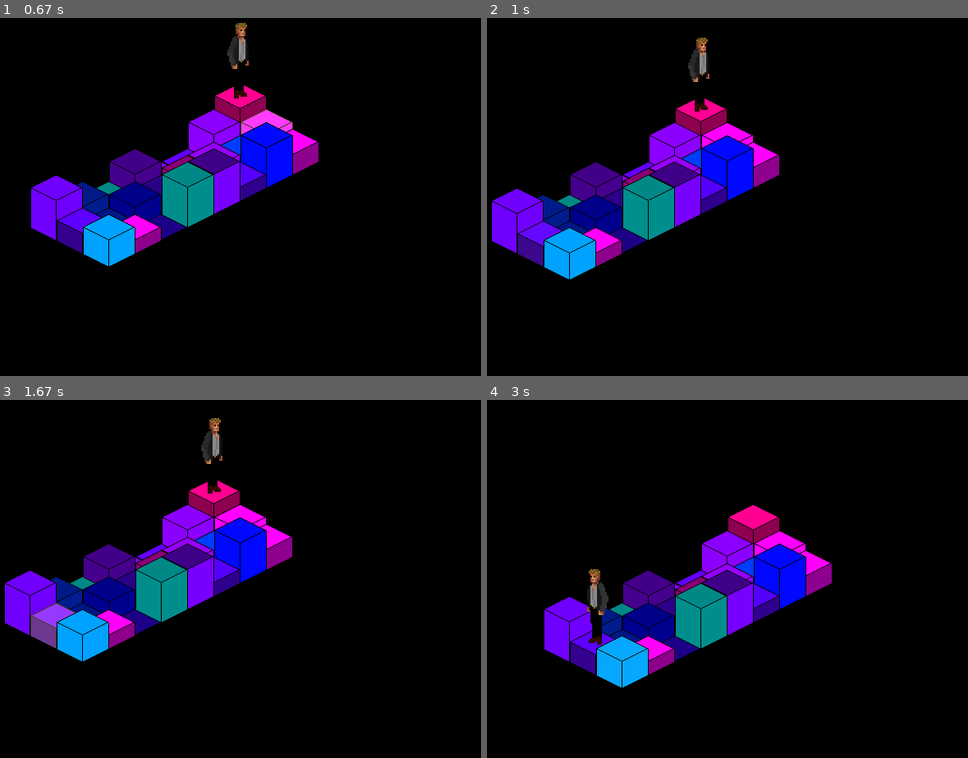
Above: before the commit, frames 1-4 (two rows, left to right).
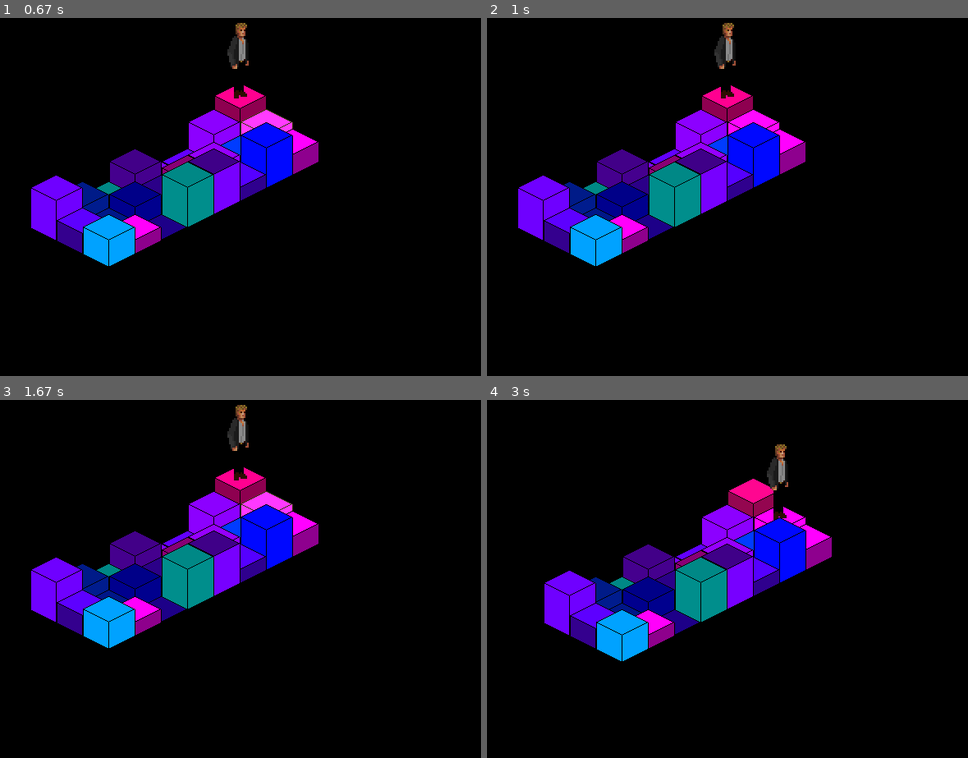
Above: after the commit, the same moments.

Repository: Zren/pyTactics
Game: pygame game, started from IsoTacticsEngine.py
Same seed, same stepped clock (60 frames per second), same inputs: the game is played once before the commit and once after it. The source is Python 2; it was converted automatically to run under Python 3.
Inputs:
- Up to frame 1 (0.67 s): hold Right from 0.33 s (still down)
- Up to frame 2 (1 s): release Right at 0.8 s; hold Up from 0.83 s (still down)
- Up to frame 3 (1.67 s): release Up at 1.13 s
- Up to frame 4 (3 s): tap Space at 1.67 s; hold Left 2-2.53 s; hold Left from 2.9 s (still down)

Frame 1 is identical in both runs. In frame 2, 14% of the frame differs, in the area x 1-67%, y 1-73%; in frame 3, 14%; in frame 4, 15%, in the area x 11-72%, y 12-81%.

Commit message:
Player modes, rough timeline

Diff:
--- a/Config.py
+++ b/Config.py
@@ -31,6 +31,12 @@
 pathFonts = sys.path[0] + "\\font\\"
 pathHudFont = pathFonts + "UnZialish.ttf"
 hudFontSize = 20
+statNames = ['Strength', 'Speed', 'Defence']
+
+waitTime = 100
+
+playerWaitSpriteIds = [0, 1]
+playerWalkSpriteIds = [2, 3, 4, 5]
 
 
 
--- a/IsoTacticsEngine.py
+++ b/IsoTacticsEngine.py
@@ -50,6 +50,13 @@
     y = col * (Config.tileHeight/2) + row * (Config.tileHeight/2)
     return [x, y]
 
+def isoHeightMapCoordinates(cellData):
+    # Isometric Coordinates
+    x, y = isoCoordinates(cellData.x, cellData.y)
+    # Tile Height
+    y -= cellData.h * Config.tileWallHeight
+    return [x, y]
+
 class Cell:
     def __init__(self, x, y, h=0):
         self.x = x
@@ -97,63 +104,129 @@
         if selected:
             c = overlayLevel(0, 64)
             tile.fill((c,c,0), special_flags=pygame.BLEND_ADD)
-        # Isometric Coordinates
-        x, y = isoCoordinates(cellData.x, cellData.y)
-        # Tile Height
-        y -= cellData.h * Config.tileWallHeight
+        x, y = isoHeightMapCoordinates(cellData)
         # Offset
         x += offset[0]
         y += offset[1]
         surface.blit(tile, (x,y))
 
 class Action:
-    def __init__(self, playerSpriteIds, target=None, overlaySprites=[]):
+    def __init__(self, playerSpriteIds=[0], prepTime=int(0), cooldown=int(0), target=None, overlaySprites=[]):
+        self.prepTime = prepTime
+        self.cooldown = cooldown
         self.playerFrame = 0
         self.overlayFrame = 0
         self.playerSpriteIds = playerSpriteIds
         self.overlaySprites = overlaySprites
         self.target = target
-    def playerSpriteId(self):
+    def getPlayerSpriteId(self):
         return self.playerSpriteIds[self.playerFrame]
     def tick(self, player, engine):
+        if player.mode == Player.Mode.Moving:
+            self.do(player, engine)
         self.playerFrame += 1
         if self.playerFrame >= len(self.playerSpriteIds):
             self.playerFrame = 0
         self.overlayFrame += 1
         if self.overlayFrame >= len(self.overlaySprites):
             self.overlayFrame = 0
-        self.do(player, engine)
     def do(self, player, engine):
         self.doneAction(player)
     def doneAction(self, player):
-        player.mode = Player.Mode.Cooldown
+        player.nextMode()
 
 class WalkAction(Action):
+    def __init__(self, playerSpriteIds=[0], prepTime=int(0), cooldown=int(0), target=None, overlaySprites=[]):
+        Action.__init__(self, playerSpriteIds, prepTime, cooldown, target, overlaySprites)
+        self.path = None
+        if self.target:
+            self.thisCell = None
+            self.nextCell = None
+            self.thisCellCoord = None
+            self.nextCellCoord = None
     def do(self, player, engine):
-        if self.target:
-            if engine.scene.playerWalkTo(player, self.target) == False:
-                self.doneAction(player)
+        if self.target and self.path == None:
+            self.path = engine.scene.pathTo(engine.scene.playerGrid.find(player), self.target)
+        if self.path == None:
+            self.doneAction(player)
+        else:
+            if len(self.path) > 0:
+                if self.playerFrame == 0:
+                    self.nextCell = self.path.pop(0)
+                    print self.path
+                    self.thisCell = engine.scene.playerGrid.find(player)
+                    if len(self.playerSpriteIds) > 0:
+                        self.nextCellCoord = isoHeightMapCoordinates(engine.scene[self.nextCell])
+                        self.thisCellCoord = isoHeightMapCoordinates(engine.scene[self.thisCell])
+                if len(self.playerSpriteIds) > 0:
+                    dx = self.nextCellCoord[0]-self.thisCellCoord[0]
+                    dy = self.nextCellCoord[1]-self.thisCellCoord[1]
+                    player.offset = (dx/len(self.playerSpriteIds)*self.playerFrame, dy/len(self.playerSpriteIds)*self.playerFrame)
+            if self.playerFrame == len(self.playerSpriteIds)-1:
+                player.offset = None
+                print len(self.path), self.nextCell
+                engine.scene.playerGrid.shiftPlayer(player, self.nextCell[0]-self.thisCell[0], self.nextCell[1]-self.thisCell[1])
+                if len(self.path) == 0:
+                    self.doneAction(player)
+
+
 
 class Player:
     class Dir:
         E, S, W, N = range(4)
     class Mode:
         Wait, Ready, Prep, Moving, Cooldown = range(5)
+        def __len__():
+            return 5
     def __init__(self, sprites):
         self.mode = Player.Mode.Wait
         self.direction = 0
         self.sprites = sprites
-        self.currentAction = Action([0,1])
+        self.currentAction = Action(Config.playerWaitSpriteIds)
+        self.offset = None
+        self.nextAction = 0
+        self.stat = {}
+        for statName in Config.statNames:
+            self.stat[statName] = 1
+        print self.stat
     def playerSpriteId(self):
         if self.currentAction == None:
             return 0
         else:
-            return self.currentAction.playerSpriteId()
+            return self.currentAction.getPlayerSpriteId()
     def render(self, height):
         return self.sprites[self.playerSpriteId()][self.direction].copy()
+    def doAction(self, action):
+        if self.mode == Player.Mode.Ready:
+            self.currentAction = action
+            self.nextMode()
+    def nextMode(self):
+        self.mode += 1
+        if self.mode > 4:
+            self.mode = 0
+
+        if self.mode == Player.Mode.Wait:
+            self.nextAction = Config.waitTime
+            self.currentAction = Action(Config.playerWaitSpriteIds)
+        elif self.mode == Player.Mode.Prep:
+            self.nextAction = self.currentAction.prepTime
+        elif self.mode == Player.Mode.Cooldown:
+            self.nextAction = self.currentAction.cooldown
+        else:
+            self.nextAction = 0
     def tick(self, engine):
-        if self.currentAction:
-            self.currentAction.tick(self, engine)
+        if self.mode == Player.Mode.Moving:
+            if self.currentAction:
+                self.currentAction.tick(self, engine)
+        elif self.mode == Player.Mode.Ready:
+            pass
+        else:
+            self.nextAction -= self.stat['Speed']
+            if self.nextAction <= 0:
+                self.nextMode()
+
+
+
 
 class PlayerGrid(IsoGrid):
     def __init__(self, dimensions):
@@ -177,7 +250,13 @@
         self.players.append(player)
         self[coord] = player
     def renderCell(self, surface, cellData, offset, selected=False):
-        IsoGrid.renderCell(self, surface, cellData, (offset[0], offset[1]-Config.playerSpriteHeight+Config.tileHeight), selected)
+        offsetX = offset[0]
+        offsetY = offset[1] - Config.playerSpriteHeight + Config.tileHeight
+        player = self[cellData.xy()]
+        if player and player.offset:
+            offsetX += player.offset[0]
+            offsetY += player.offset[1]
+        IsoGrid.renderCell(self, surface, cellData, (offsetX, offsetY), selected)
     def find(self, player):
         for y in range(self.height):
             for x in range(self.width):
@@ -238,14 +317,13 @@
     def playerWalkTo(self, player, target):
         here = self.playerGrid.find(player)
         path = self.pathTo(here, target)
-        print "path", path
         if path:
-            #self.select(path[1])
             return self.playerGrid.shiftPlayer(player, path[1][0]-here[0], path[1][1]-here[1])
         return False
     def select(self, coord):
-         self.selection = self[coord]
-         self.camera = list(coord)
+        if self.validCoord(coord):
+            self.selection = self[coord]
+            self.camera = list(coord)
     def pathTo(self, a, b):
         if a == b:
             return None
@@ -290,8 +368,9 @@
         self.walkToSelection()
     def walkToSelection(self):
         if self.selectedPlayer:
-            self.selectedPlayer.currentAction = WalkAction([2,3,4,5], self.selection.xy())
-            self.playerWalkTo(self.selectedPlayer, self.selection.xy())
+            self.selectedPlayer.doAction(WalkAction(Config.playerWalkSpriteIds, 0, 0, self.selection.xy()))
+            self.selectedPlayer.mode = Player.Mode.Prep
+            #self.playerWalkTo(self.selectedPlayer, self.selection.xy())
 
 class IsoTacticsEngine(PyGameEngine):
     def __init__(self, resolution, title, icon):
@@ -347,6 +426,8 @@
         #if self.scene.playerGrid.shiftPlayer(self.player, x, y):
         self.scene.select((self.scene.camera[0]+x, self.scene.camera[1]+y))
     def secTick(self):
+        player = self.scene.selectedPlayer
+        print player.mode, player.nextAction
         pass#self.scene.playerWalkTo(self.scene.selectedPlayer, (0,0))
 
 def main():
Not shown, changed: Config.pyc
